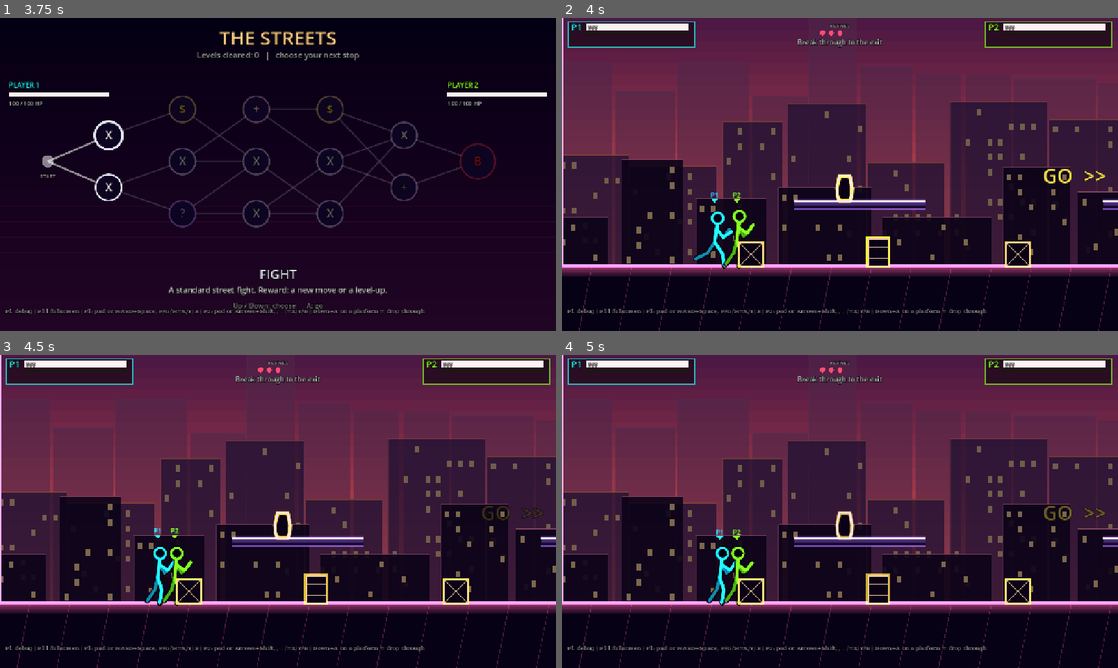
Above: before the commit, frames 1-4 (two rows, left to right).
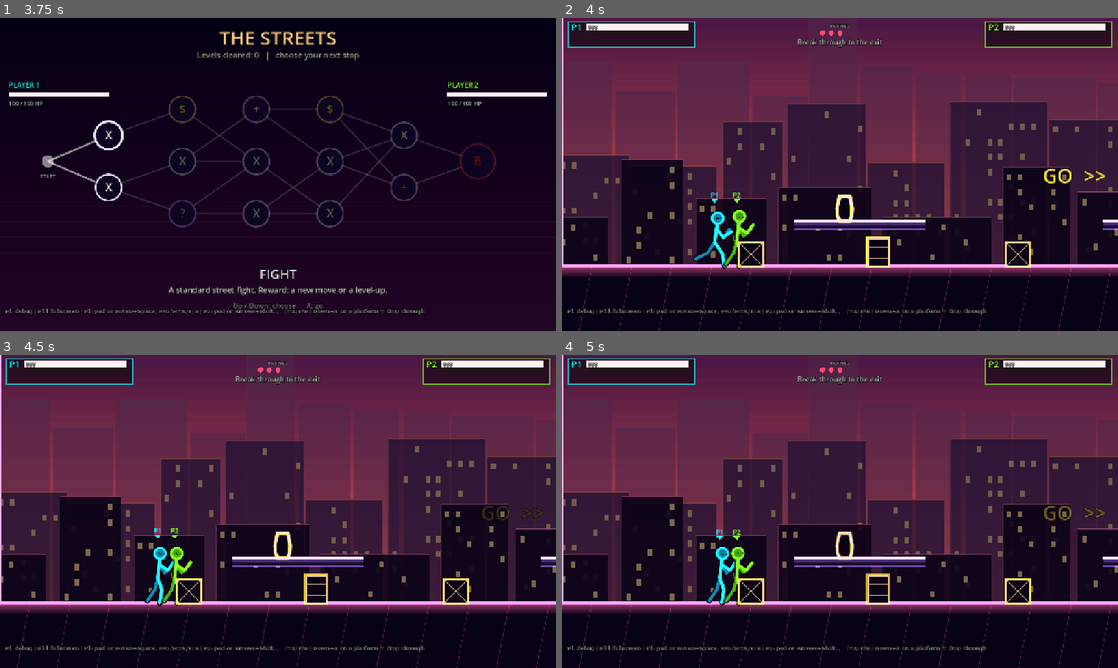
Above: after the commit, the same moments.

Repository: LaMaSi/Multiplayer-fighting-roguelike
Game: Godot game, scene res://scenes/main_menu.tscn
Same seed, same stepped clock (60 frames per second), same inputs: the game is played once before the commit and once after it.
Inputs (mouse positions are in pixels of both pictures, inside the frame that each line leads up to):
- Up to frame 1 (3.75 s): tap Enter at 0.5 s; move the mouse to (400, 158) at 0.52 s; hold D 0.53-1.25 s; tap F at 0.6 s; click (400, 158) at 0.67 s; tap Space at 0.77 s; drag from (166, 190) to (250, 237) at 1.27 s; move the mouse to (333, 105) at 2.02 s; hold A 2.03-2.75 s; tap H at 2.1 s; drag from (250, 237) to (111, 127) at 2.77 s; move the mouse to (444, 221) at 3.52 s; hold D from 3.53 s (still down); tap V at 3.6 s
- Up to frame 2 (4 s): keep holding D; tap Space at 3.77 s
- Up to frame 3 (4.5 s): release D at 4.25 s; drag from (111, 464) to (194, 433) at 4.27 s
- Up to frame 4 (5 s): no input

Frame 1 is identical in both runs. In frame 2, 2.0% of the frame differs, in the area x 27-100%, y 50-68%; in frame 3, 2.0%; in frame 4, 2.0%.

Commit message:
Fix invisible eyes (tinted face), bring platforms within jump reach, add Double Jump level-up card
Co-Authored-By: Claude Sonnet 5.5 <noreply@anthropic.com>

Diff:
--- a/autoload/run_state.gd
+++ b/autoload/run_state.gd
@@ -18,6 +18,7 @@
 var max_hp: Array = [100.0, 100.0]
 var hp: Array = [100.0, 100.0]
 var upgrades: Array = [{}, {}]  ## per player: move_id -> {dmg, spd, kb}
+var perks: Array = [{}, {}]  ## per player: perk id -> true (e.g. "double_jump")
 var picker := 0  ## who picks first this round (alternates every level)
 var queue: Array = []  ## [{player, kind: "move" | "level"}]
 var finished := false
@@ -37,6 +38,7 @@
 	max_hp = [100.0, 100.0]
 	hp = [100.0, 100.0]
 	upgrades = [{}, {}]
+	perks = [{}, {}]
 	picker = 0
 	queue.clear()
 	best_combo = 0
@@ -143,6 +145,7 @@
 	f.max_hp = max_hp[i]
 	f.hp = clampf(hp[i], 1.0, max_hp[i])
 	f.upgrades = (upgrades[i] as Dictionary).duplicate(true)
+	f.double_jump = bool((perks[i] as Dictionary).get("double_jump", false))
 
 
 func save_from(fighters: Array) -> void:
@@ -219,6 +222,8 @@
 	_shuffle(eq)
 	var kinds := ["hp", "dmg", "spd", "kb", "mend"]
 	_shuffle(kinds)
+	if not bool((perks[player] as Dictionary).get("double_jump", false)):
+		kinds.insert(_rng.randi_range(0, 2), "djump")  # always among the first three candidates
 	var eq_i := 0
 	for k in kinds:
 		if cards.size() >= 3:
@@ -228,6 +233,8 @@
 				cards.append({"kind": "hp", "tag": "LEVEL UP", "title": "+20 MAX HP", "desc": "Your health bar grows and you heal 20.", "extra": ""})
 			"mend":
 				cards.append({"kind": "mend", "tag": "RECOVER", "title": "FULL HEAL", "desc": "Restore all of your health.", "extra": ""})
+			"djump":
+				cards.append({"kind": "djump", "tag": "ABILITY", "title": "DOUBLE JUMP", "desc": "Press jump again in the air.", "extra": ""})
 			_:
 				if eq.is_empty():
 					continue
@@ -247,6 +254,8 @@
 			hp[player] = minf(max_hp[player], hp[player] + 20.0)
 		"mend":
 			hp[player] = max_hp[player]
+		"djump":
+			(perks[player] as Dictionary)["double_jump"] = true
 		"up":
 			var u: Dictionary = upgrades[player]
 			if not u.has(card["id"]):
--- a/scripts/fighter/fighter.gd
+++ b/scripts/fighter/fighter.gd
@@ -41,6 +41,8 @@
 var _dash_t := 0.0
 var _dash_cd := 0.0
 var _air_dash_used := false  ## one dash per air time; reset on landing
+var double_jump := false  ## unlocked by a level-up card
+var _air_jump_ready := true
 var _crouch := 0.0  ## 0..1, eases in over ~7 frames while holding down on the ground
 var _ghost := false
 var _toss_t := 0.0
@@ -157,6 +159,7 @@
 		_coyote = COYOTE
 		_jumping = false
 		_air_dash_used = false
+		_air_jump_ready = true
 		velocity.y = 50.0
 	else:
 		_coyote -= delta
@@ -179,6 +182,14 @@
 			squash = Vector2(0.8, 1.25)
 			Sfx.play("jump")
 			Fx.dust(get_parent(), global_position, 6)
+		elif double_jump and _air_jump_ready and not on_floor:
+			velocity.y = JUMP_V * 0.92
+			_air_jump_ready = false
+			_jump_buf = 0.0
+			_jumping = true
+			squash = Vector2(0.8, 1.25)
+			Sfx.play("jump", 1.25)
+			Fx.ring(get_parent(), global_position + Vector2(0, -10), figure.color, 36.0, 0.2)
 	if input.released(PlayerInput.Btn.JUMP) and _jumping and velocity.y < 0.0:
 		velocity.y *= 0.45
 		_jumping = false
--- a/scripts/fighter/stick_figure.gd
+++ b/scripts/fighter/stick_figure.gd
@@ -229,7 +229,9 @@
 			# angry visor
 			draw_line(head_c + rx * 0.9 - ry * 0.1, head_c - rx * 0.1 + ry * 0.2, col_f, 3.0, true)
 		else:
-			draw_circle(head_c, hr - 1.0, Color(0.03, 0.02, 0.08))
+			# players: a tinted face so the black eyes are visible; enemies keep the dark fill
+			var face := Color(color.r * 0.5, color.g * 0.5, color.b * 0.5, 1.0) if eyes else Color(0.03, 0.02, 0.08)
+			draw_circle(head_c, hr - 1.0, face)
 			draw_arc(head_c, hr, 0.0, TAU, 28, col_f, 3.5, true)
 			if eyes:
 				_draw_eyes(head_c, hr, head_ang)
--- a/scripts/levels/streets_level.gd
+++ b/scripts/levels/streets_level.gd
@@ -24,17 +24,17 @@
 	objective = "Clear the street and take down the boss"
 	level_w = 6800.0
 	platforms = [
-		Rect2(500, 470, 280, PLAT_H), Rect2(1000, 380, 240, PLAT_H),
-		Rect2(1900, 470, 300, PLAT_H), Rect2(2300, 360, 260, PLAT_H),
-		Rect2(3100, 470, 320, PLAT_H), Rect2(3550, 350, 260, PLAT_H),
-		Rect2(4300, 470, 300, PLAT_H), Rect2(4700, 360, 300, PLAT_H),
-		Rect2(5500, 460, 300, PLAT_H),
+		Rect2(500, 510, 280, PLAT_H), Rect2(1000, 450, 240, PLAT_H),
+		Rect2(1900, 510, 300, PLAT_H), Rect2(2300, 450, 260, PLAT_H),
+		Rect2(3100, 510, 320, PLAT_H), Rect2(3550, 450, 260, PLAT_H),
+		Rect2(4300, 510, 300, PLAT_H), Rect2(4700, 450, 300, PLAT_H),
+		Rect2(5500, 505, 300, PLAT_H),
 	]
 	props_spec = [
-		[420, "crate"], [470, "crate"], [620, "barrel", 470], [1100, "vase", 380], [1500, "barrel"], [1560, "crate"],
-		[2000, "crate", 470], [2400, "barrel", 360], [2750, "vase"], [2800, "crate"],
-		[3200, "barrel", 470], [3650, "crate", 350], [3950, "barrel"], [4000, "vase"],
-		[4400, "crate", 470], [4800, "barrel", 360], [5200, "crate"], [5250, "vase"], [5600, "barrel", 460], [5900, "crate"],
+		[420, "crate"], [510, "crate"], [620, "barrel", 510], [1100, "vase", 450], [1500, "barrel"], [1560, "crate"],
+		[2000, "crate", 510], [2400, "barrel", 450], [2750, "vase"], [2800, "crate"],
+		[3200, "barrel", 510], [3650, "crate", 450], [3950, "barrel"], [4000, "vase"],
+		[4400, "crate", 510], [4800, "barrel", 450], [5200, "crate"], [5250, "vase"], [5600, "barrel", 505], [5900, "crate"],
 	]
 	encounters = [
 		{"x": 1300.0, "waves": [[["thug", 2]], [["thug", 1], ["thrower", 1]]]},
@@ -62,7 +62,7 @@
 	var n_plat := int(level_w / 720.0)
 	for i in n_plat:
 		var x := 420.0 + i * 720.0 + rng.randf_range(-70.0, 70.0)
-		var y := 470.0 if rng.randf() < 0.55 else 365.0
+		var y := 510.0 if rng.randf() < 0.55 else 450.0  # jump apex is ~168px: top platforms must stay within reach
 		platforms.append(Rect2(x, y, rng.randf_range(250.0, 320.0), PLAT_H))
 
 	# containers
--- a/scripts/levels/training_level.gd
+++ b/scripts/levels/training_level.gd
@@ -7,10 +7,10 @@
 	level_name = "Training Room"
 	level_w = 3200.0
 	platforms = [
-		Rect2(400, 470, 260, PLAT_H), Rect2(800, 360, 260, PLAT_H), Rect2(1250, 470, 300, PLAT_H),
-		Rect2(1700, 330, 300, PLAT_H), Rect2(2100, 450, 320, PLAT_H), Rect2(2600, 350, 260, PLAT_H),
+		Rect2(400, 510, 260, PLAT_H), Rect2(800, 450, 260, PLAT_H), Rect2(1250, 510, 300, PLAT_H),
+		Rect2(1700, 450, 300, PLAT_H), Rect2(2100, 450, 320, PLAT_H), Rect2(2600, 450, 260, PLAT_H),
 	]
-	props_spec = [[700, "crate"], [760, "barrel"], [1500, "vase"], [1560, "crate"], [2300, "barrel"], [1800, "crate", 330]]
+	props_spec = [[700, "crate"], [760, "barrel"], [1500, "vase"], [1560, "crate"], [2300, "barrel"], [1800, "crate", 450]]
 
 
 func _ready() -> void:
--- a/tests/smoke_m0.gd
+++ b/tests/smoke_m0.gd
@@ -100,7 +100,7 @@
 	await frames(60)
 	p1.script_set(Vector2.ZERO)
 	await frames(30)
-	check(f1.is_on_floor() and absf(f1.global_position.y - 470.0) < 3.0, "lands on platform top (y=%.1f)" % f1.global_position.y)
+	check(f1.is_on_floor() and absf(f1.global_position.y - 510.0) < 3.0, "lands on platform top (y=%.1f)" % f1.global_position.y)
 
 	print("[platform: drop through]")
 	p1.script_set(Vector2(0, 1), [A])
@@ -138,6 +138,47 @@
 	check(f1.is_on_floor() and absf(f1.global_position.y - 600.0) < 3.0, "P1 ended on the ground (y=%.1f)" % f1.global_position.y)
 	check(absf(f1.global_position.x - f2.global_position.x) > 30.0, "P1 slid off P2")
 
+	print("[platforms reachable with a single jump]")
+	var worst := 0.0
+	for r: Rect2 in level.platforms:
+		worst = maxf(worst, 600.0 - r.position.y)
+	check(worst > 0.0 and worst <= rise - 8.0, "highest platform is %.0f px up, jump reaches %.0f" % [worst, rise])
+	for sc in ["res://scenes/streets.tscn"]:
+		var lv: LevelBase = load(sc).instantiate()
+		lv._setup()  # fills platforms without building the level
+		var w2 := 0.0
+		for r: Rect2 in lv.platforms:
+			w2 = maxf(w2, 600.0 - r.position.y)
+		check(w2 <= rise - 8.0, "%s: highest platform %.0f px up" % [sc, w2])
+		lv.free()
+
+	print("[double jump]")
+	place(f2, Vector2(100, 599))
+	place(f1, Vector2(3050, 599))  # clear of every platform
+	await frames(10)
+	f1.double_jump = false
+	p1.script_set(Vector2.ZERO, [A])
+	await frames(30)
+	p1.script_set(Vector2.ZERO)
+	await frames(2)
+	p1.script_set(Vector2.ZERO, [A])  # second press in the air: nothing without the perk
+	await frames(2)
+	p1.script_set(Vector2.ZERO)
+	var vy_no := f1.velocity.y
+	check(vy_no > -300.0, "no double jump without the perk (vy=%.0f)" % vy_no)
+	await frames(80)
+	f1.double_jump = true
+	p1.script_set(Vector2.ZERO, [A])
+	await frames(30)
+	p1.script_set(Vector2.ZERO)
+	await frames(2)
+	p1.script_set(Vector2.ZERO, [A])
+	await frames(3)
+	check(f1.velocity.y < -300.0, "second jump in the air with the perk (vy=%.0f)" % f1.velocity.y)
+	p1.script_set(Vector2.ZERO)
+	await frames(60)
+	check(f1._air_jump_ready, "air jump recharges on landing")
+
 	print("[kill plane]")
 	place(f1, Vector2(1200, 2500))
 	await frames(3)
